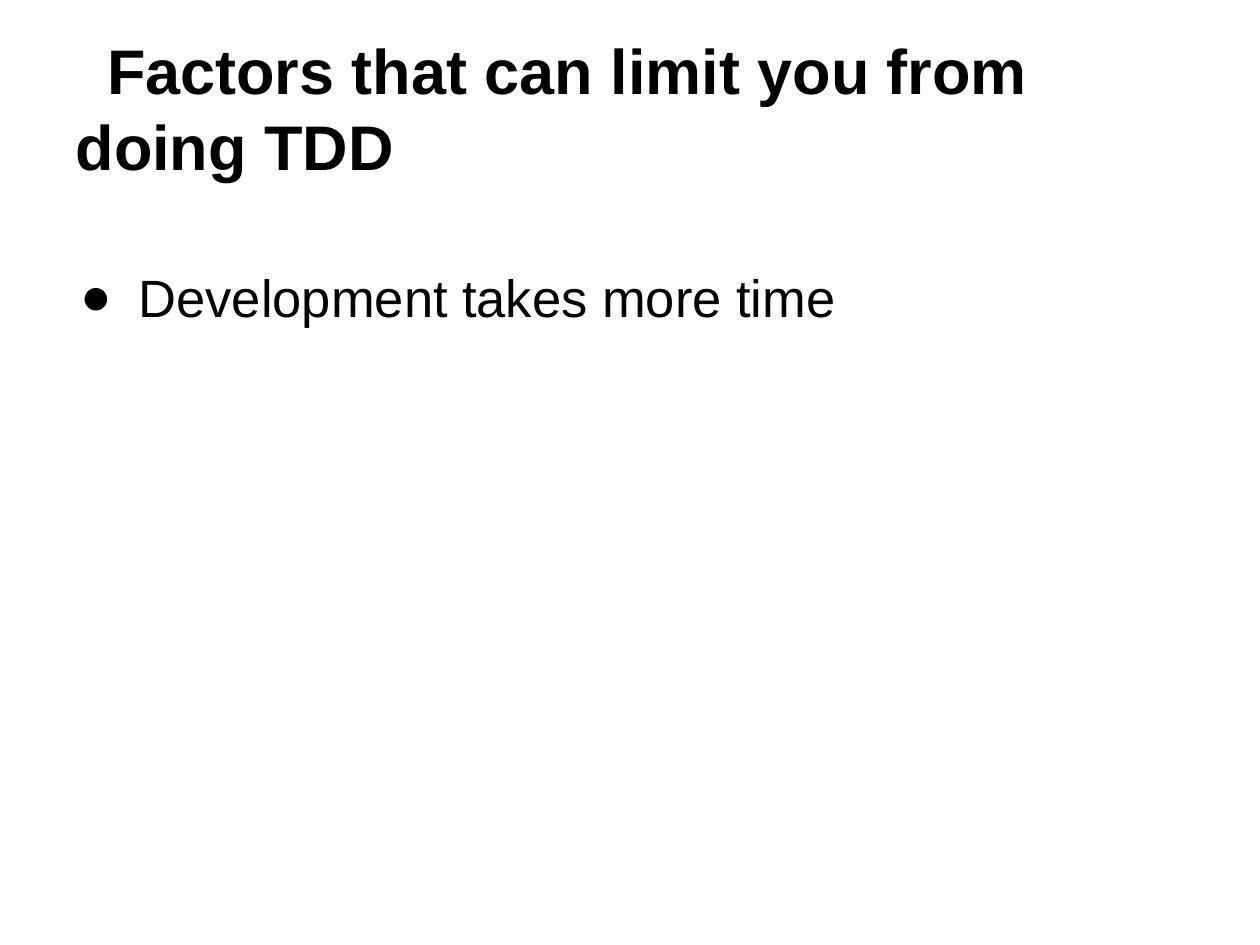
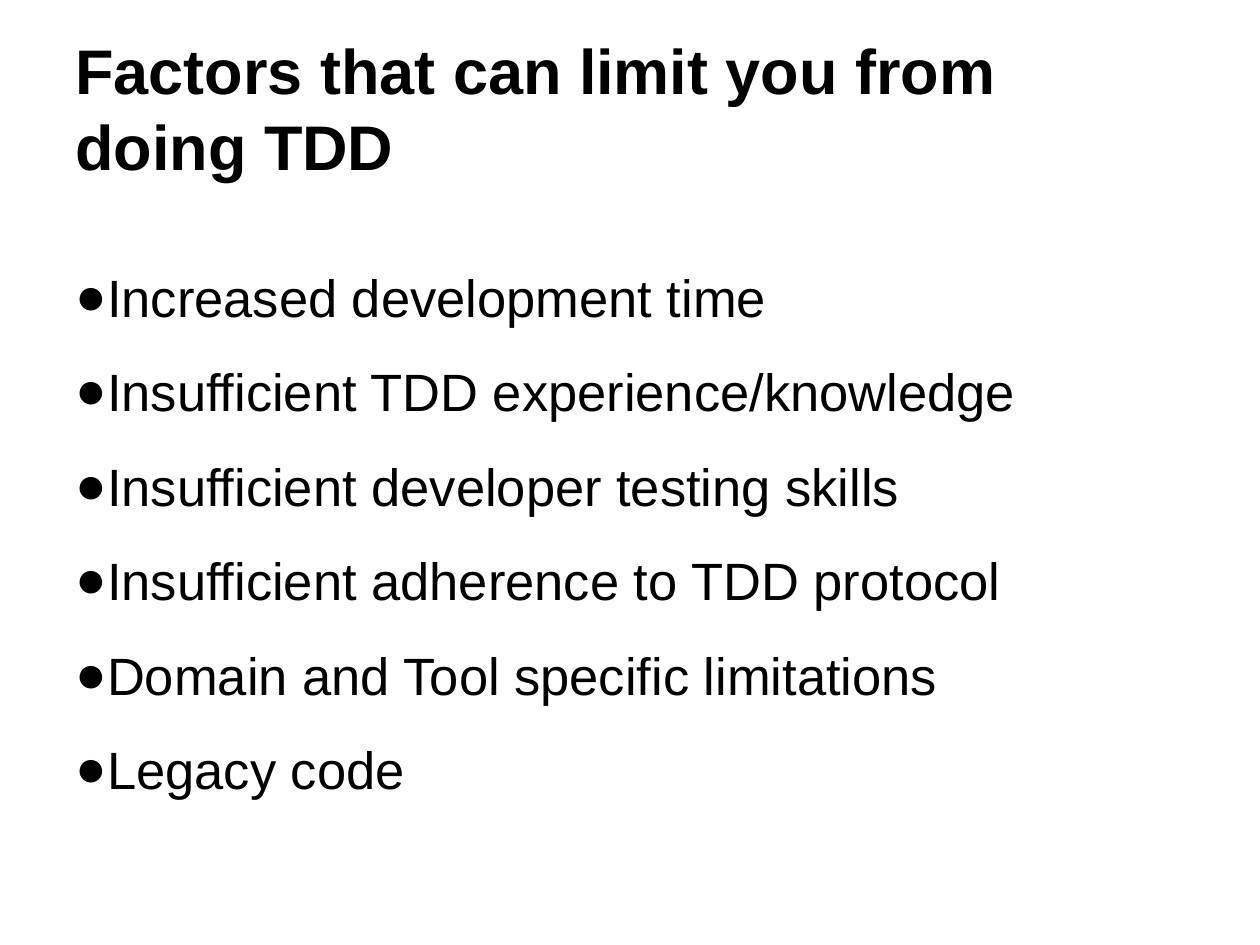
Before and after one commit to RobinNagpal/software_craftsmanship, a slide deck: slide 12 of TDD/study_material/Test Driven Development.pptx. Drawn at 1260x945 pixels with LibreOffice and Linux fonts; fonts in the diff are those of the drawing. Boxes give left, top, right and bottom in pixels: in the first picture for what was removed or moved away, otherwise in the second. Text is boxed around its words. In the diff, an @@ line names an element or a change of style, - is before the commit and + after.

Commit message:
Updated PPt

```diff
--- a/TDD/study_material/Test Driven Development.pptx
+++ b/TDD/study_material/Test Driven Development.pptx
@@ text "Factors that can limit you ..." at bbox=[75, 48, 995, 181]: indent changed @@
@@ text at bbox=[75, 279, 1015, 798]: text changed @@
-● Development takes more time
+● Increased development time
+● Insufficient TDD experience/knowledge
+● Insufficient developer testing skills
+● Insufficient adherence to TDD protocol
+● Domain and Tool specific limitations
+● Legacy code
```
Also in this commit, not shown: 11 other slides changed, 1 slide added.
